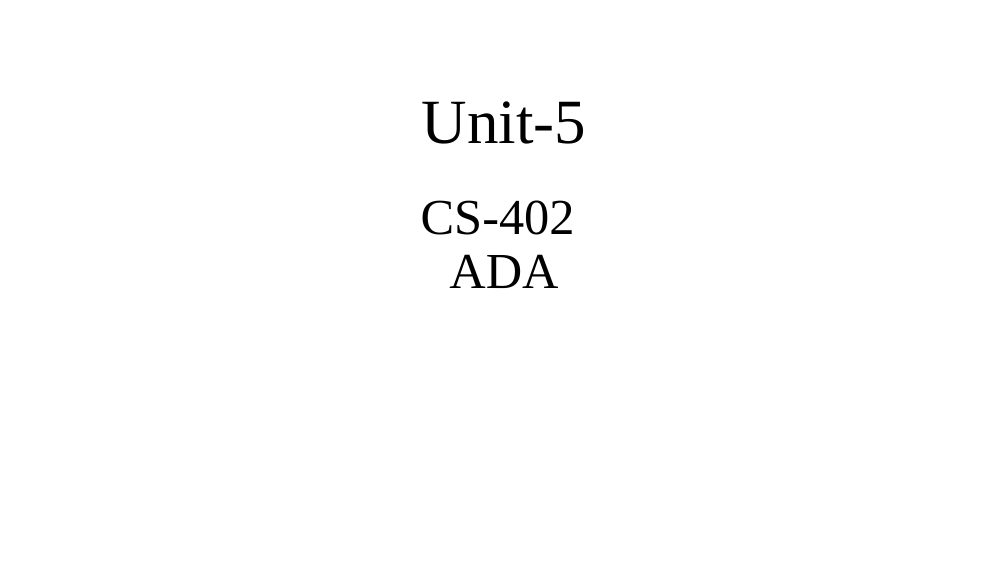
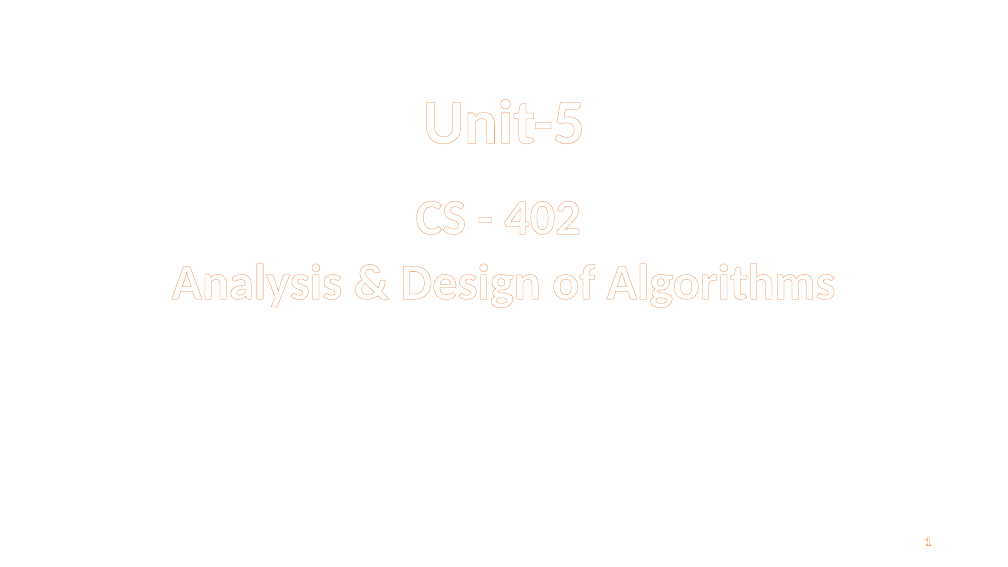
Before and after one commit to dayanandyadav205/CS-402-ADA, a slide deck: slide 1 of PPT_Notes/Unit-5_CS-402_ADA/Unit-5_CS-402_ADA.pptx. Drawn at 1008x567 pixels with LibreOffice and Linux fonts; fonts in the diff are those of the drawing. Boxes give left, top, right and bottom in pixels: in the first picture for what was removed or moved away, otherwise in the second. Text is boxed around its words. In the diff, an @@ line names an element or a change of style, - is before the commit and + after.

```diff
--- a/PPT_Notes/Unit-5_CS-402_ADA/Unit-5_CS-402_ADA.pptx
+++ b/PPT_Notes/Unit-5_CS-402_ADA/Unit-5_CS-402_ADA.pptx
@@ title "Unit-5" at box(423, 99, 585, 144): font Times New Roman to Calibri, text colour #000000 to #FFFFFF, letter outline none to #ED7D31 0.52 pt, bold on @@
@@ subtitle at box(171, 201, 836, 308): text changed; font Times New Roman to Calibri; text colour #000000 to #FFFFFF; bold on @@
-CS-402
-ADA
+CS - 402
+Analysis & Design of Algorithms
@@ page number added at box(925, 537, 931, 546), 12 pt, text #FFFFFF, bold @@
+1
```
Also in this commit, not shown: 12 other slides changed, 30 slides added, 20 slides removed, 13 other files.
